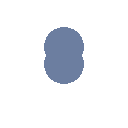
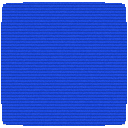
Layers edited between the first and the second 128 × 128 image:
removed layer "Layer 4" over [44, 27, 84, 84]
added layer "Layer 3" (20%) above "Layer 2" over [1, 4, 127, 125]
added layer "Layer 2" over [1, 2, 127, 126]
